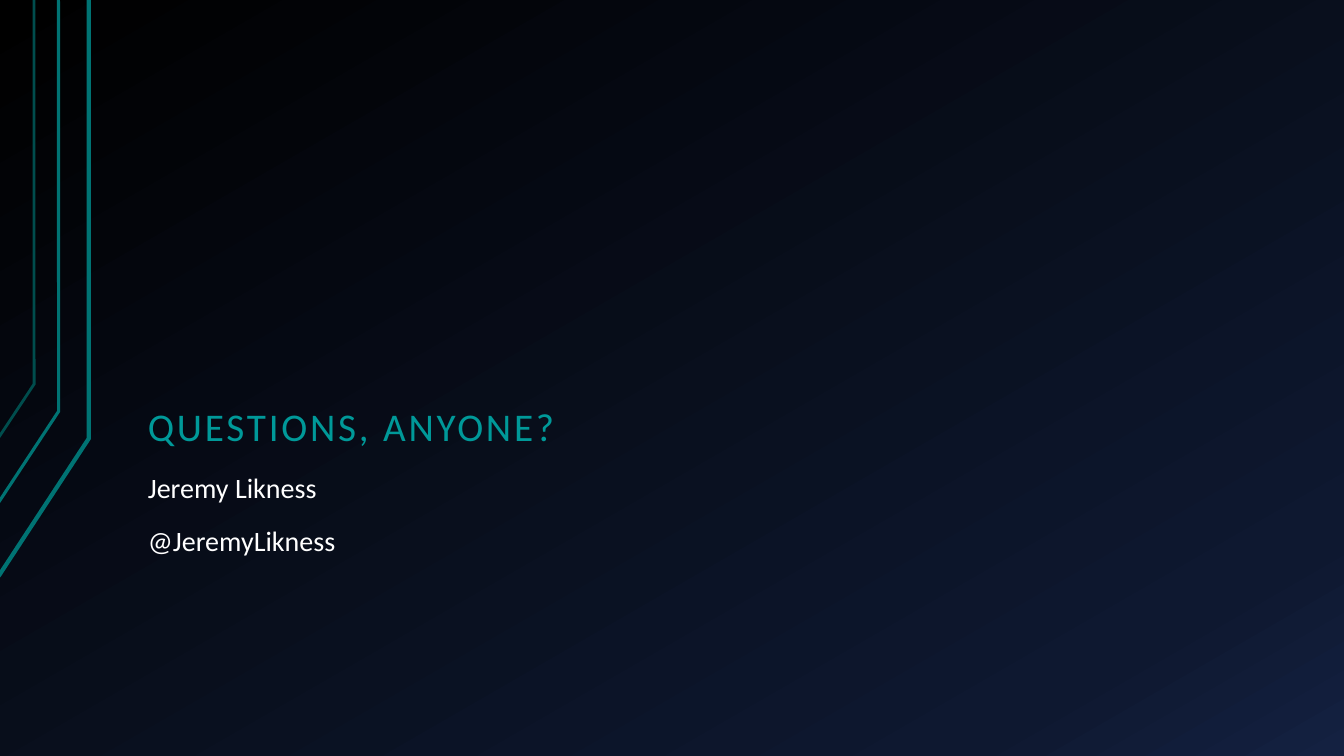
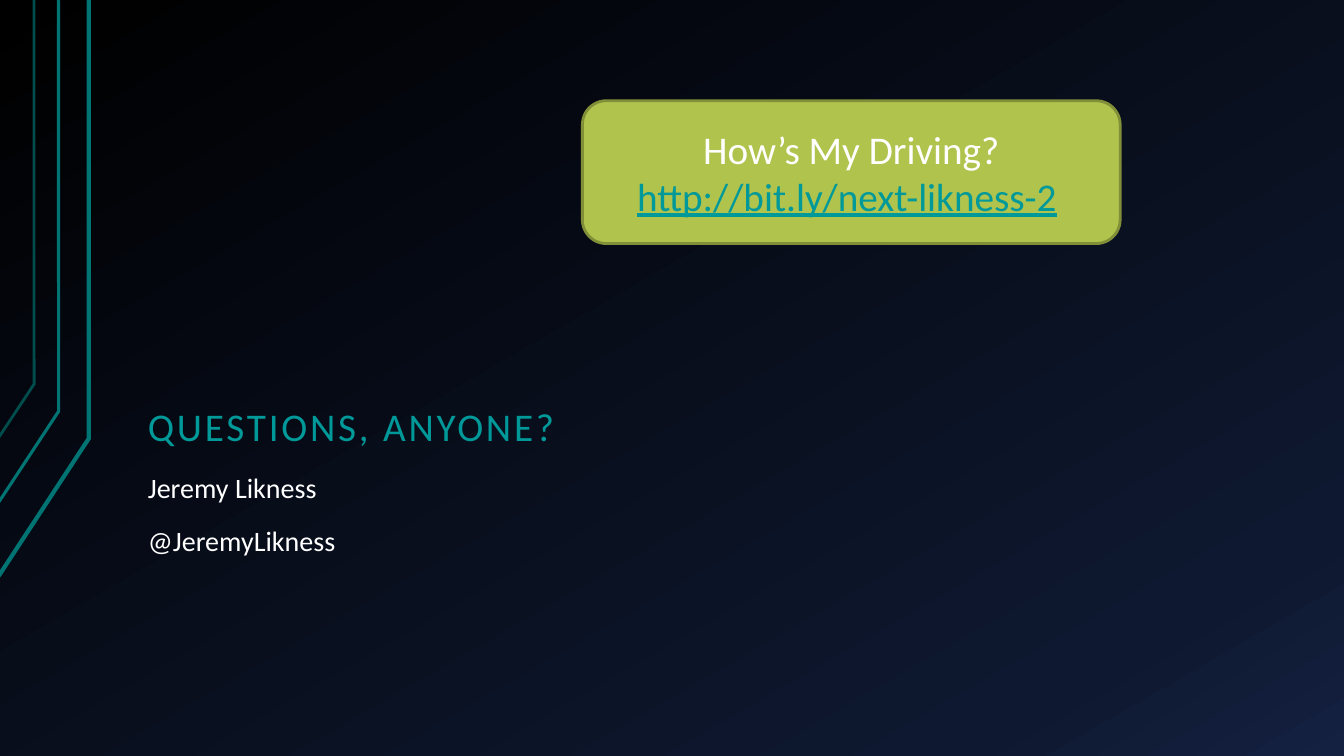
Before and after one commit to JeremyLikness/TelerikNEXT2015, a slide deck: slide 14 of decks/Kendo UI and Angular - Likness.pptx. Drawn at 1344x756 pixels with LibreOffice and Linux fonts; fonts in the diff are those of the drawing. Boxes give left, top, right and bottom in pixels: in the first picture for what was removed or moved away, otherwise in the second. Text is boxed around its words. In the diff, an @@ line names an element or a change of style, - is before the commit and + after.

```diff
--- a/decks/Kendo UI and Angular - Likness.pptx
+++ b/decks/Kendo UI and Angular - Likness.pptx
@@ rounded rectangle added at (583,101,1120,244), fill #AFC34D, outline #819039 2 pt, 28 pt, text #009999, underline @@
+How’s My Driving?
+http://bit.ly/next-likness-2
```
Also in this commit, not shown: 1 other slide changed, 1 other file.
